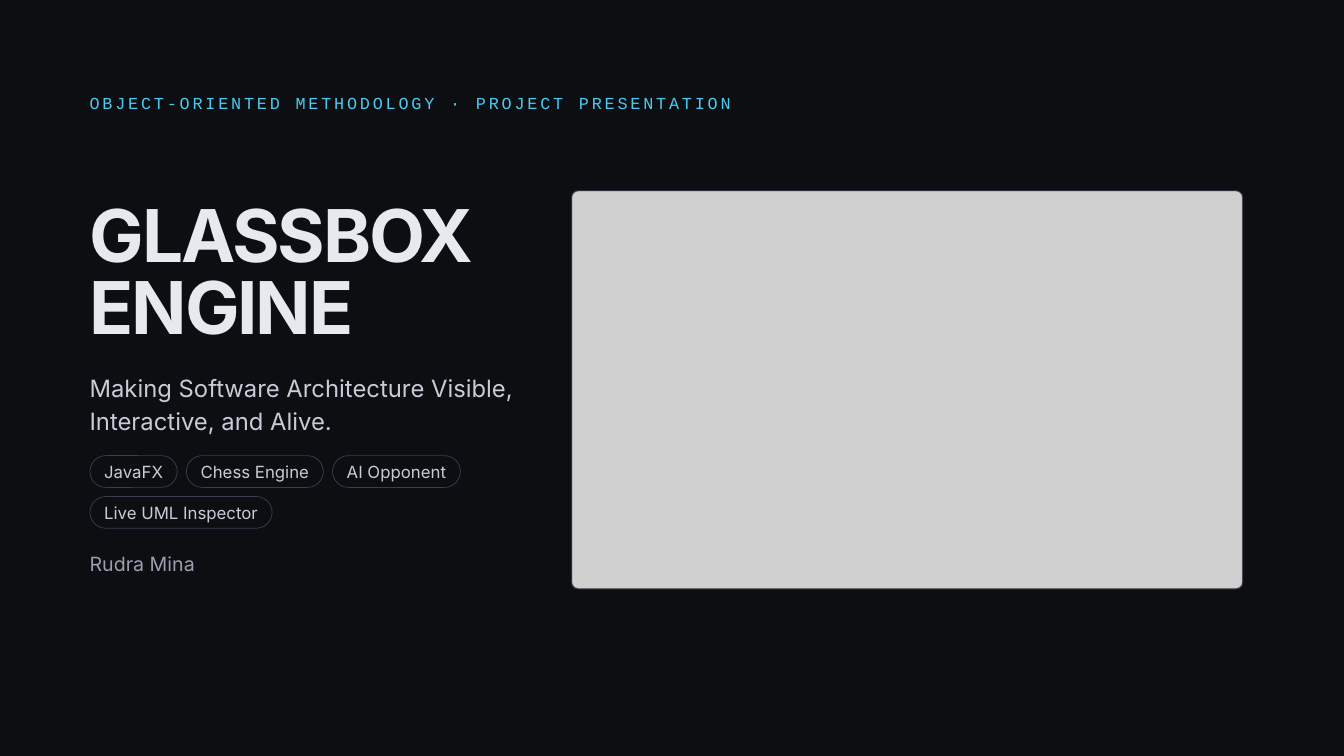
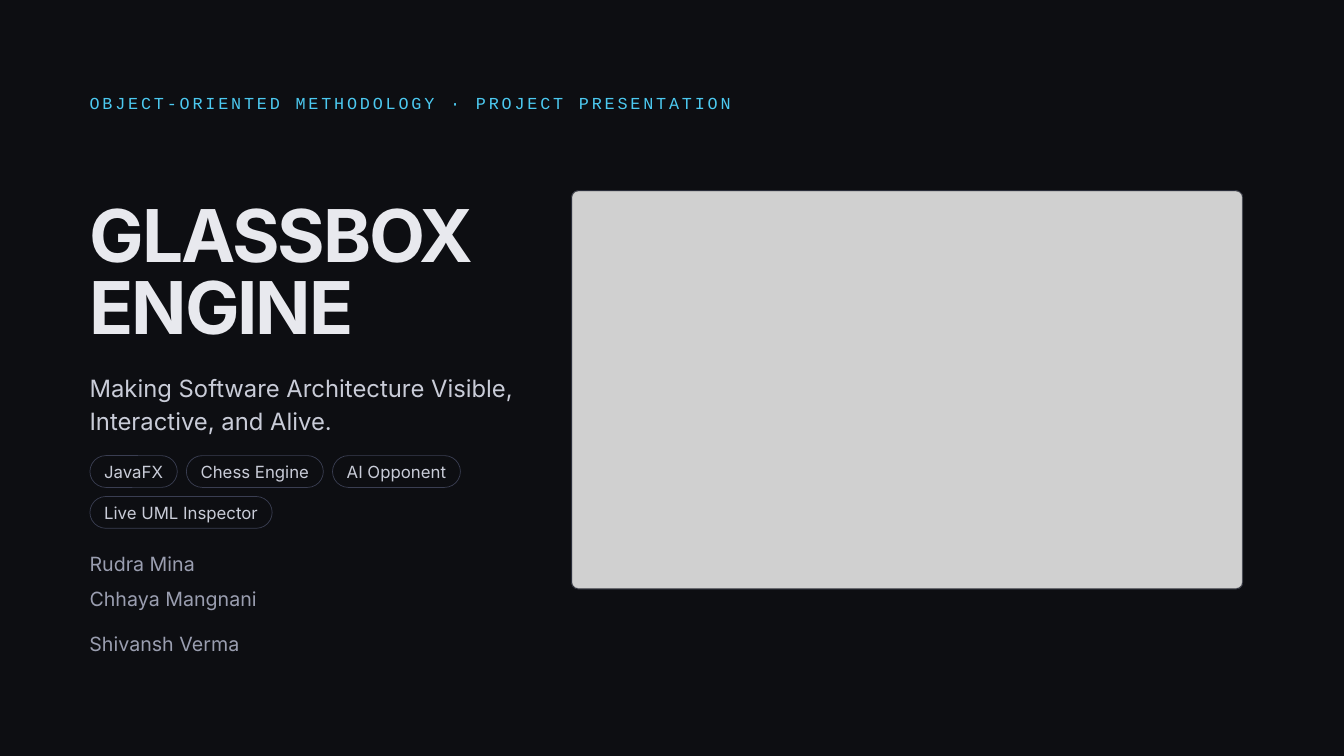
Before and after one commit to rudraminaa/glassbox, a slide deck: slide 1 of Presentation.pptx. Drawn at 1344x756 pixels with LibreOffice and Linux fonts; fonts in the diff are those of the drawing; grey boxes stand for pictures. Boxes give left, top, right and bottom in pixels: in the first picture for what was removed or moved away, otherwise in the second. Text is boxed around its words. In the diff, an @@ line names an element or a change of style, - is before the commit and + after.

Commit message:
Made changes to the PPT

```diff
--- a/Presentation.pptx
+++ b/Presentation.pptx
@@ text added at [90, 591, 256, 610], 14 pt, text #9A9EB0 @@
+Chhaya Mangnani
@@ text added at [89, 636, 239, 651], 14 pt, text #9A9EB0 @@
+Shivansh Verma
```
Also in this commit, not shown: 2 other slides changed.
